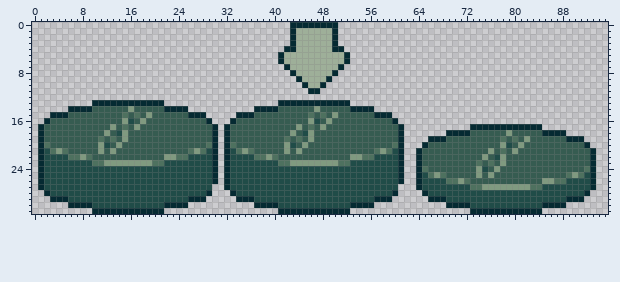
Two states of a sprite sheet, assets/images/mutate.png. Above: the version before the commit.
The file is 96x32 pixels.
Once edited:
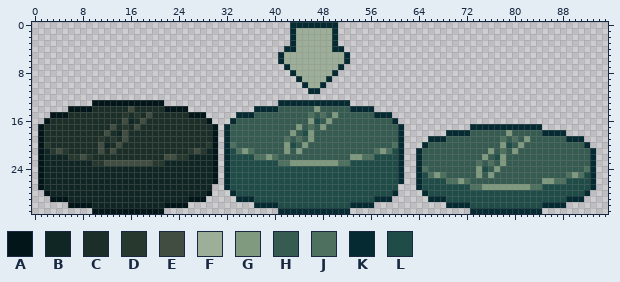
Palette (. is transparent): A #021519  B #102624  C #1b2e28  D #27382f  E #404d40  F #9eaf99  G #809a80  H #365c51  J #4e715f  K #052a32  L #204c48
The edit:
Colour A replaces colour K in row 13 at x 10 to 21; in row 14 at x 6 to 9 and 22 to 25; in row 15 at x 3 to 5 and 26 to 28; in row 16 at x 2 and 29; in rows 17 to 26 at x 1 and 30; in row 27 at x 1.
Colour A replaces colour K in row 28 at x 2 and 29; in row 29 at x 3 to 5 and 26 to 28; in row 30 at x 6 to 9 and 22 to 25; in row 31 at x 10 to 21.
Colour B replaces colour L in row 16 at x 16; in row 18 at x 14; in row 20 at x 12; in row 21 at x 2 and 29; in row 22 at x 2 to 5 and 26 to 29; in row 23 at x 2 to 9 and 22 to 29.
Colour B replaces colour L in rows 24 to 27 at x 2 to 29; in row 28 at x 3 to 28; in row 29 at x 6 to 25; in row 30 at x 10 to 21.
Colour C replaces colour H in row 14 at x 10 to 15 and 17 to 21; in row 15 at x 6 to 14, 16, 18 and 20 to 25; in row 16 at x 3 to 14, 17 and 19 to 28; in row 17 at x 2 to 12, 14, 16 and 18 to 29; in row 18 at x 2 to 11, 13 and 16 to 29; in row 19 at x 2 to 10, 12, 14 and 16 to 29.
Colour C replaces colour H in row 20 at x 3 to 10, 13 and 15 to 28; in row 21 at x 6 to 10, 12 and 14 to 25; in row 22 at x 10 to 21.
Colour D replaces colour J in row 15 at x 15 and 17; in row 17 at x 15; in row 19 at x 11 and 13; in row 20 at x 2 and 29; in row 21 at x 3, 5, 26 and 28; in row 22 at x 6 to 7, 9 and 24 to 25.
Colour D replaces colour J in row 23 at x 10 to 11 and 20 to 21.
Colour E replaces colour G in row 14 at x 16; in row 15 at x 19; in row 16 at x 15 and 18; in row 17 at x 13 and 17; in row 18 at x 12 and 15; in row 19 at x 15.
Colour E replaces colour G in row 20 at x 11 and 14; in row 21 at x 4, 11, 13 and 27; in row 22 at x 8 and 22 to 23; in row 23 at x 12 to 19.
Changed places in both pictures, as pixel boxes (x1, y1, x2, y2):
changed: (38, 100, 218, 214)
